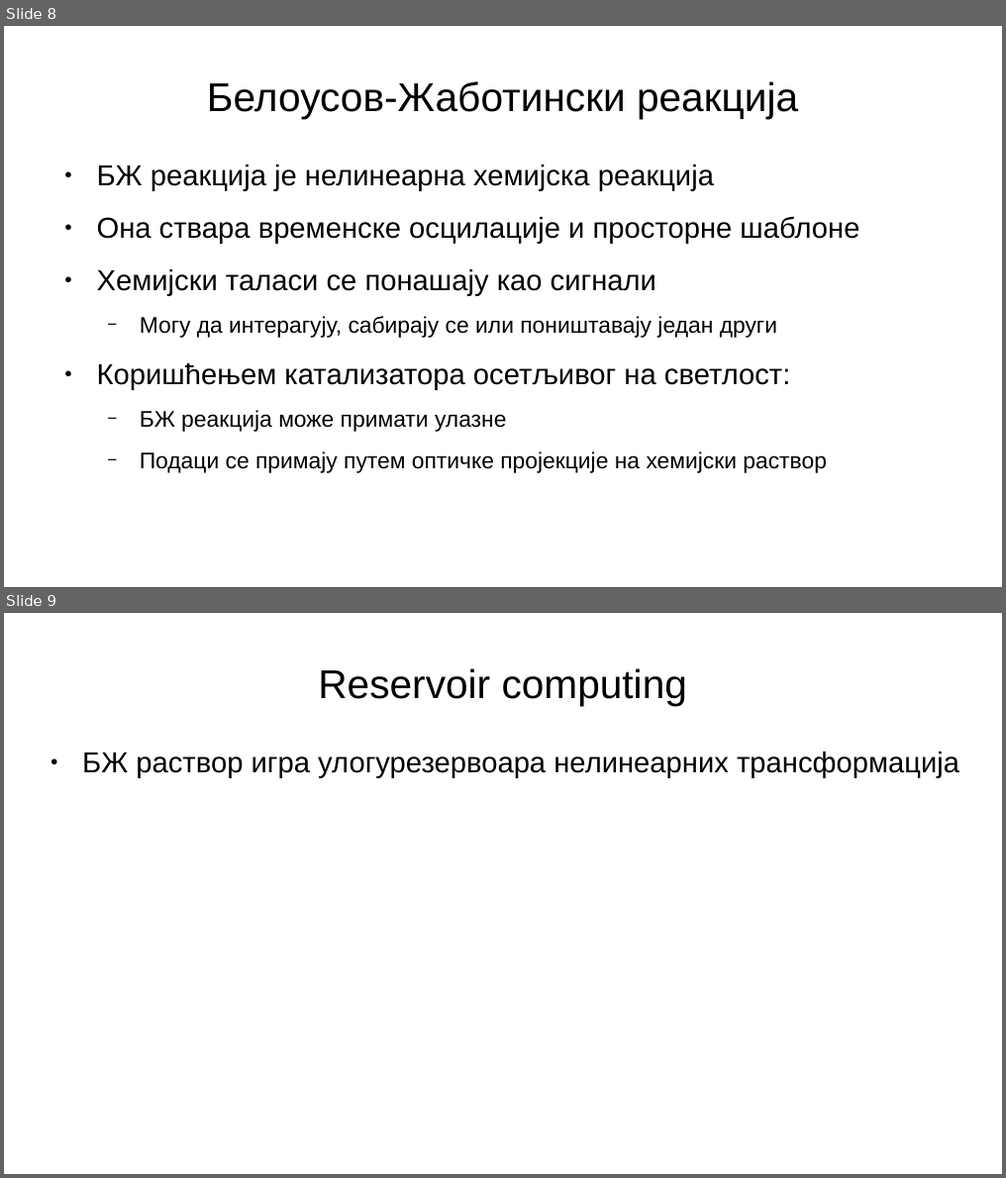
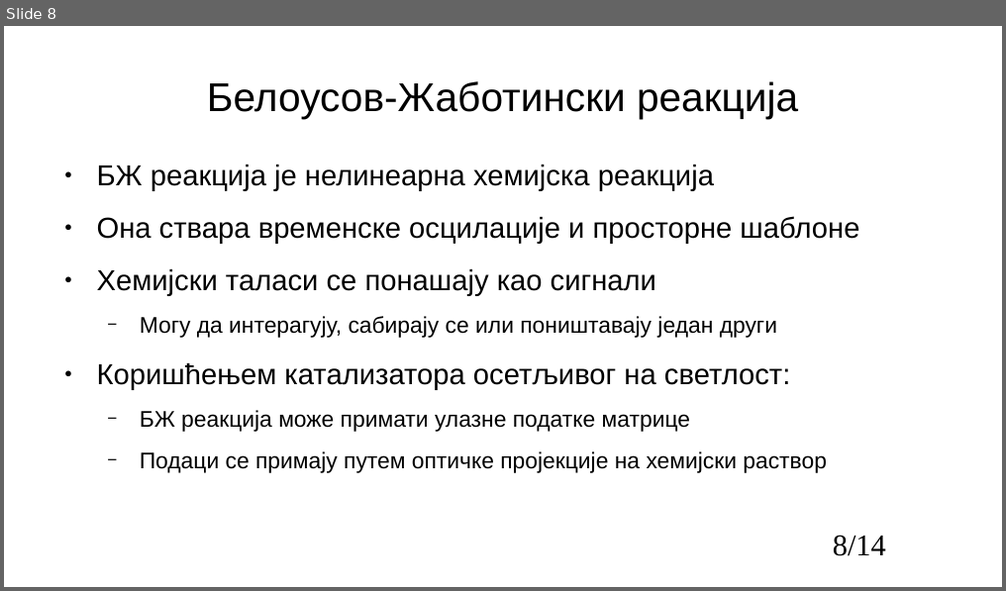
Before and after one commit to NikolaNikolicc/computer-accelerators-development, a slide deck: HW/HW12-Chem/12_chem_computer_technology.pptx. Shown one above the other, each under a label of ours: slides 8 and 9 before the commit, slide 8 after it. The pictures are 1006x1178 and 1006x591 pixels, drawn with LibreOffice and Linux fonts; fonts in the diff are those of the drawing. Boxes give left, top, right and bottom in pixels: in the first picture for what was removed or moved away, otherwise in the second. Text is boxed around its words. In the diff, an @@ line names an element or a change of style, - is before the commit and + after.

```diff
--- a/HW/HW12-Chem/12_chem_computer_technology.pptx
+++ b/HW/HW12-Chem/12_chem_computer_technology.pptx
@@ slide 9 removed at [4,613,1002,1174], background #FFFFFF @@
@@ title removed at [318,668,687,705] @@
-Reservoir computing
@@ text removed at [82,752,959,778] @@
-● БЖ раствор игра улогурезервоара нелинеарних трансформација
@@ slide 8 changed as well @@
@@ text at [140,410,690,432]: text changed @@
-  − БЖ реакција може примати улазне
+  − БЖ реакција може примати улазне податке матрице
@@ page number added at [833,535,886,557], 24 pt, text #000000 @@
+8/14
```
Also in this commit, not shown: 7 other slides changed, 5 slides added, 1 other file.
